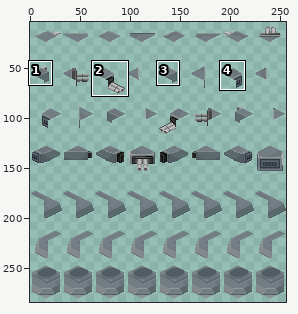
Two states of a sprite sheet, Resources/UnitSprites/SWUPPERLASCturret.png. The picture above shows the old version from afar; the outline marks the close-up.
Close-up. Old version:
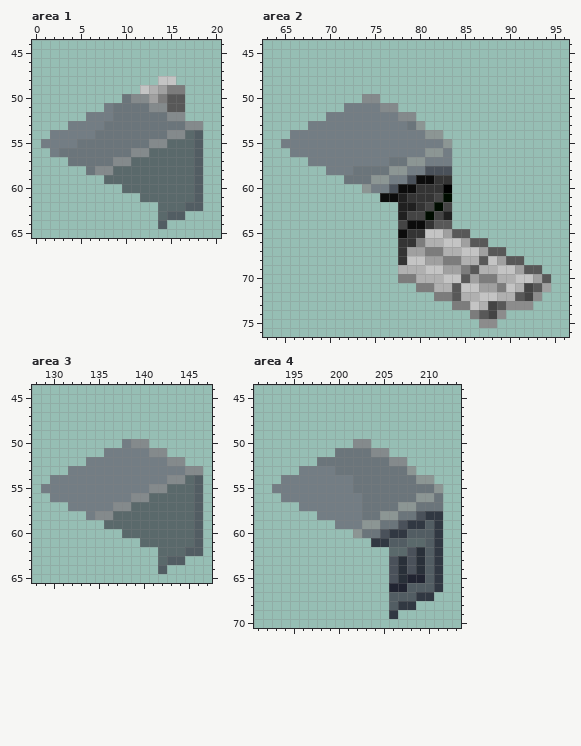
The file is 256x320 pixels. Shown: area 1: x 0..20, y 44..65; area 2: x 63..96, y 44..76; area 3: x 128..147, y 44..65; area 4: x 191..213, y 44..70. The wide view leaves out empty margins. The commit also changed other parts of the picture, which this record leaves out.
The same view after the edit:
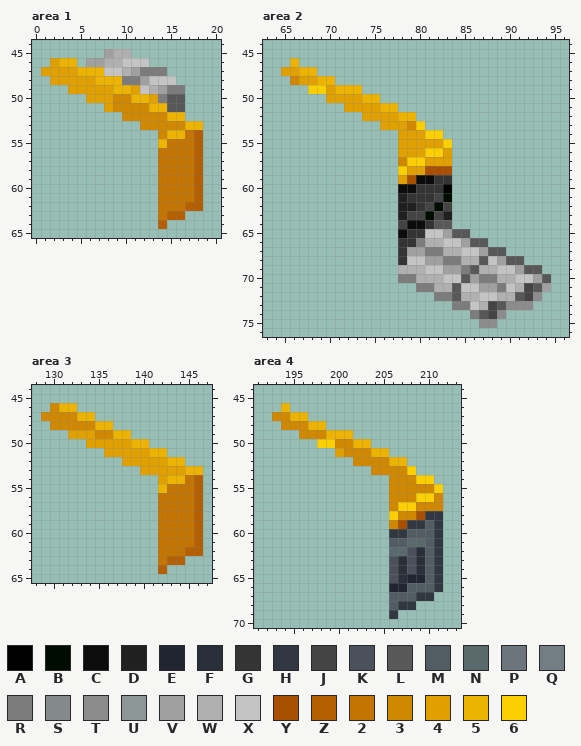
Palette (. is transparent): A #000000  B #000c00  C #0c0c0c  D #202020  E #212431  F #293039  G #343434  H #313842  J #444444  K #4a515a  L #585858  M #525d63  N #5a696b  P #6b757b  Q #737d84  R #7c7c7c  S #848a8c  T #8c8c8c  U #8c9694  V #a0a0a0  W #b0b0b0  X #c4c4c4  Y #a85000  Z #b46000  2 #c47400  3 #d08800  4 #e0a000  5 #ecb400  6 #fcd000
From old to new:
Area 1:
y 45: x 8..10 ... -> VWW
y 46: x 2..4 ... -> 455; x 6..12 ....... -> VVWWXXX
y 47: x 1..14 .............. -> 4444555XXWVRRR
y 48: x 2..13 ............ -> 44444555RRVX
y 49: x 4..11 ........ -> 44444554
y 50: x 6..13 ....PSSV -> 44433554
y 51: x 8..14 QPPPPSS -> 4333355
y 52: x 6..16 QQQPPPPPPSS -> ....3333355
y 53: x 4..18 QQQQPPPPPPPPPSS -> ........3333355
y 54: x 2..18 QQQQQPPPPPPPPSSNM -> ............3552Z
y 55: x 1..18 QQQQPPPPPPPPSSNNNM -> .............5222Z
y 56: x 2..18 QPPPPPPPPSSNNNNNM -> ............2222Z
y 57: x 4..18 PPPPPSSNNNNNNNM -> ..........2222Z
y 58: x 6..18 PSSNNNNNNNNNM -> ........2222Z
y 59: x 8..18 NNNNNNNNNNM -> ......2222Z
y 60: x 10..18 NNNNNNNNM -> ....2222Z
y 61: x 12..18 NNNNNNM -> ..2222Z
y 62: x 14..18 NNNMM -> 222ZZ
y 63: x 14..16 NMM -> 2ZZ
y 64: x 14 M -> Z
Area 2:
y 46: x 66 . -> 5
y 47: x 65..68 .... -> 4455
y 48: x 66..70 ..... -> 34455
y 49: x 68..73 ...... -> 664555
y 50: x 70..75 ....SS -> 444455
y 51: x 72..77 QQQQSS -> 444455
y 52: x 70..79 QQQQQQQQSS -> ....444455
y 53: x 68..80 QQQQQQQQQQQPU -> ........44436
y 54: x 66..82 QQQQQQQQQQQQQQQUU -> ............44466
y 55: x 65..83 QQQQQQQQQQQQQQQQQQU -> .............444446
y 56: x 66..83 QQQQQQQQQQQQQQQUUQ -> ............444664
y 57: x 68..83 QQQQQQQQQPPUUQQQ -> ..........366444
y 58: x 70..83 QQQPPPPUUQQKKK -> ........644YYY
y 59: x 72..79 PPPUUQQK -> ......4Y
y 60: x 74..77 UQQK -> ....
y 61: x 76..77 CC -> ..
Area 3:
y 46: x 130..132 ... -> 355
y 47: x 129..134 ...... -> 333355
y 48: x 130..136 ....... -> 3333355
y 49: x 132..138 ....... -> 4443355
y 50: x 134..140 ....QSS -> 4444455
y 51: x 136..142 QQQQQSS -> 4444455
y 52: x 134..144 QQQQQQQQQSS -> ....4444455
y 53: x 132..146 QQQQQQQQQQQQQSS -> ........4444455
y 54: x 130..146 QQQQQQQQQQQQQSSNM -> ............4552Z
y 55: x 129..146 QQQQQQQQQQQQSSNNNM -> .............5222Z
y 56: x 130..146 QQQQQQQQQSSNNNNNM -> ............2222Z
y 57: x 132..146 QQQQQSSNNNNNNNM -> ..........2222Z
y 58: x 134..146 QSSNNNNNNNNNM -> ........2222Z
y 59: x 136..146 NNNNNNNNNNM -> ......2222Z
y 60: x 138..146 NNNNNNNNM -> ....2222Z
y 61: x 140..146 NNNNNNM -> ..2222Z
y 62: x 142..146 NNNMM -> 222ZZ
y 63: x 142..144 NMM -> 2ZZ
y 64: x 142 M -> Z
Area 4:
y 46: x 194 . -> 5
y 47: x 193..196 .... -> 3355
y 48: x 194..198 ..... -> 33355
y 49: x 196..201 ...... -> 333555
y 50: x 198..203 ....SS -> 663355
y 51: x 200..205 PPPPSS -> 433355
y 52: x 198..207 PPPPPPPPSS -> ....333355
y 53: x 196..208 QQQQPPPPPPPPU -> ........33336
y 54: x 194..210 QQQQQQQQPPPPPPPUU -> ............33366
y 55: x 193..211 QQQQQQQQQPPPPPPPPPU -> .............333336
y 56: x 194..211 QQQQQQQQQPPPPPPUUP -> ............333663
y 57: x 196..211 QQQQQQQPPPPUUPPP -> ..........366333
y 58: x 198..209 QQQQQPPUUPPK -> ........633Y
y 59: x 200..207 QQQUUPPK -> ......3Y
y 60: x 202..205 UPPK -> ....
y 61: x 204..205 HH -> ..
Where, in picture pixels (left, top, right, bottom), the same in both close-ups:
changed: (41, 49, 203, 229)
changed: (281, 58, 452, 202)
changed: (41, 403, 203, 574)
changed: (272, 403, 443, 547)
